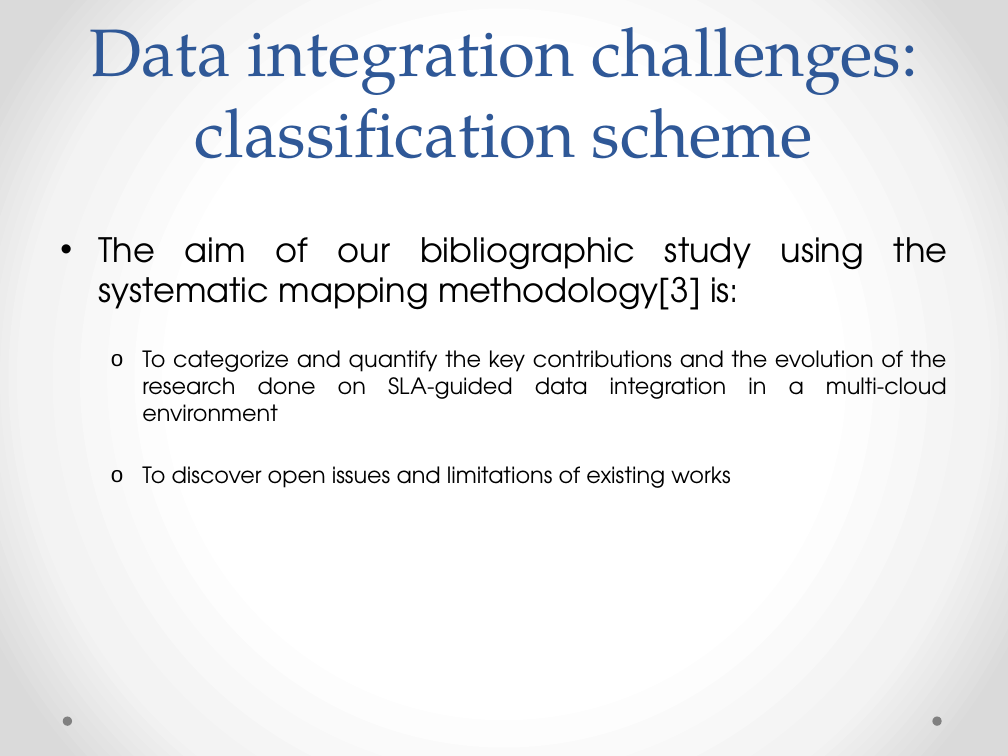
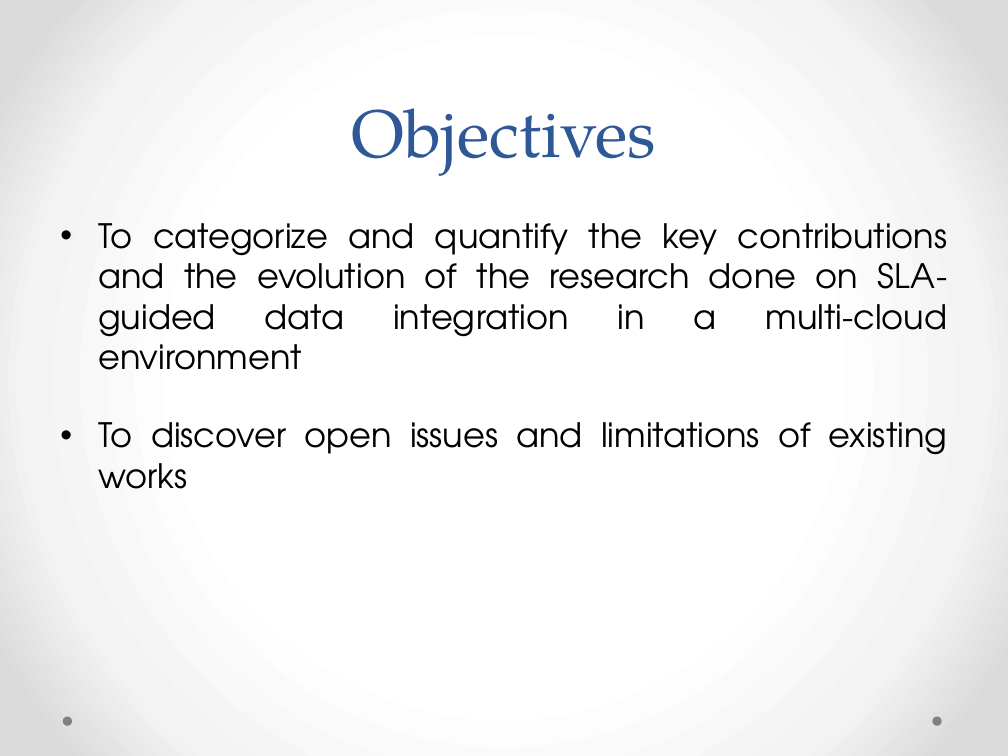
Before and after one commit to danielboni/DanielCarvalho-PhD, a slide deck: slide 6 of Presentations/DEXA 2015 Presentation.pptx. Drawn at 1008x756 pixels with LibreOffice and Linux fonts; fonts in the diff are those of the drawing. Boxes give left, top, right and bottom in pixels: in the first picture for what was removed or moved away, otherwise in the second. Text is boxed around its words. In the diff, an @@ line names an element or a change of style, - is before the commit and + after.

Commit message:
DEXA Presentation
Second part: objectives and approach

```diff
--- a/Presentations/DEXA 2015 Presentation.pptx
+++ b/Presentations/DEXA 2015 Presentation.pptx
@@ title at (352,108,657,176): text changed @@
-Data integration challenges: classification scheme
+Objectives
@@ text "To categorize and quantify the ..." at (98,223,948,489): size 16 to 24 pt; bullet o to •; list level 2 to 1 in "To categorize and quantify the ..."; list level 2 to 1 in "To discover open issues and ..." @@
@@ text at (98,237,948,310): paragraph removed @@
-• The aim of our bibliographic study using the systematic mapping methodology[3] is:
```
Also in this commit, not shown: 2 other slides changed, 3 slides added, 1 slide removed.
